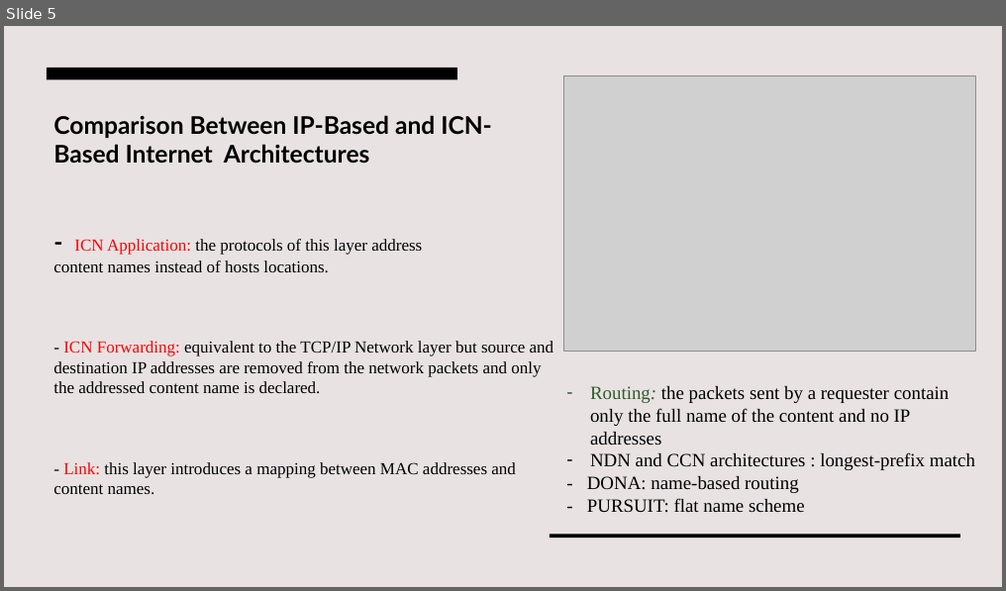
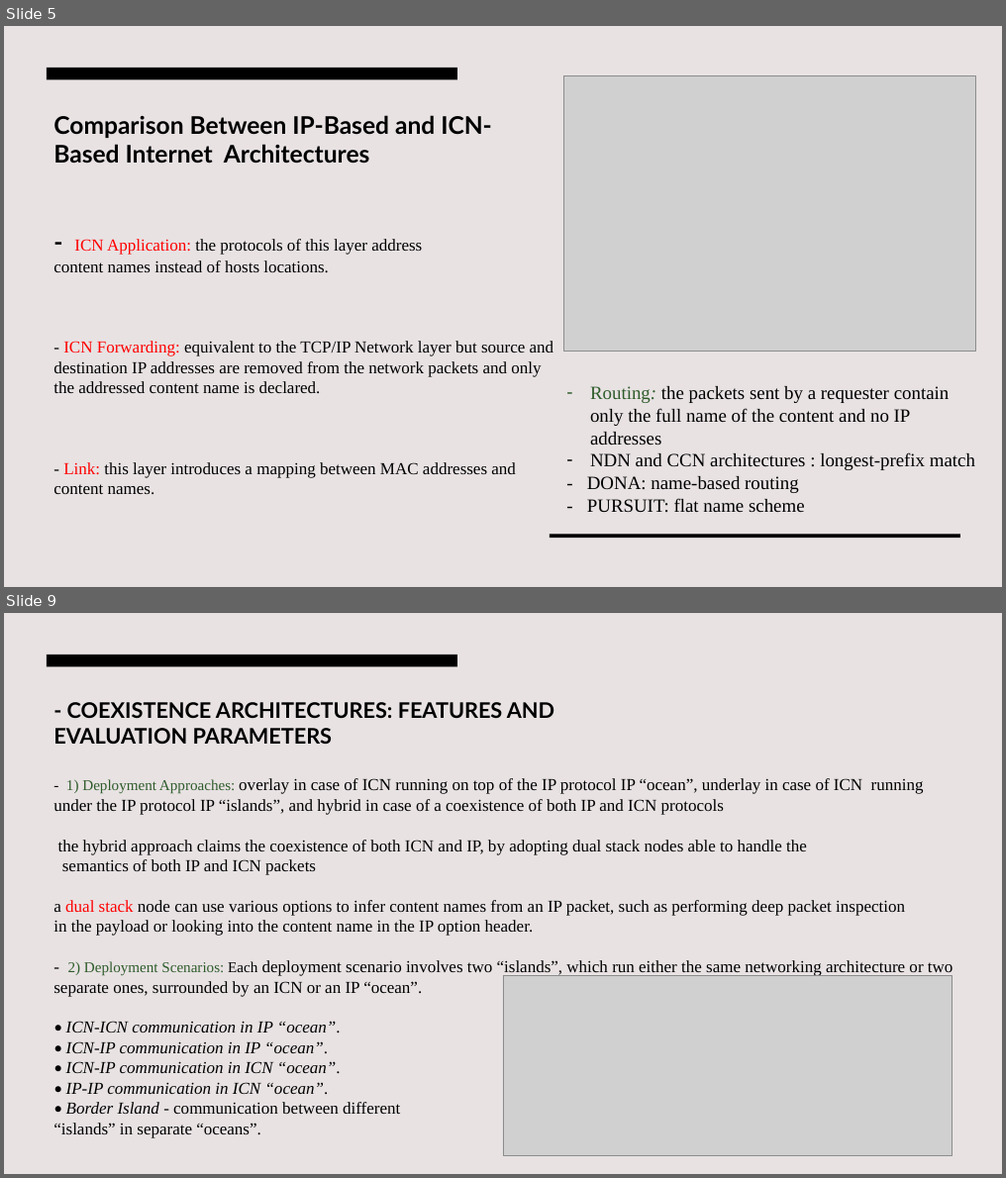
Before and after one commit to NazeerPD/CNS, a slide deck: ICN-IP Coexistence Solutions.pptx. Shown one above the other, each under a label of ours: slide 5 before the commit, slides 5 and 9 after it; the slides between them are not shown. The pictures are 1006x591 and 1006x1178 pixels, drawn with LibreOffice and Linux fonts; fonts in the diff are those of the drawing; grey boxes stand for pictures. Boxes give left, top, right and bottom in pixels: in the first picture for what was removed or moved away, otherwise in the second. Text is boxed around its words. In the diff, an @@ line names an element or a change of style, - is before the commit and + after.

```diff
--- a/ICN-IP Coexistence Solutions.pptx
+++ b/ICN-IP Coexistence Solutions.pptx
@@ slide 9 added at <box>4,613,1002,1174</box>, background #E8E2E3 @@
@@ rectangle added at <box>47,655,457,666</box>, fill #000000 @@
@@ title added at <box>54,702,953,1139</box>, 16.2 pt, text #000000 @@
+- COEXISTENCE ARCHITECTURES: FEATURES AND
+EVALUATION PARAMETERS
+- 1) Deployment Approaches: overlay in case of ICN running on top of the IP protocol IP “ocean”, underlay in case of ICN running under the IP protocol IP “islands”, and hybrid in case of a coexistence of both IP and ICN protocols
+the hybrid approach claims the coexistence of both ICN and IP, by adopting dual stack nodes able to handle the
+semantics of both IP and ICN packets
+a dual stack node can use various options to infer content names from an IP packet, such as performing deep packet inspection
+in the payload or looking into the content name in the IP option header.
+- 2) Deployment Scenarios: Each deployment scenario involves two “islands”, which run either the same networking architecture or two separate ones, surrounded by an ICN or an IP “ocean”.
+• ICN-ICN communication in IP “ocean”.
+• ICN-IP communication in IP “ocean”.
+• ICN-IP communication in ICN “ocean”.
+• IP-IP communication in ICN “ocean”.
+• Border Island - communication between different
+“islands” in separate “oceans”.
@@ picture added at <box>503,975,952,1156</box> @@
```
Also in this commit, not shown: 1 slide changed, 5 other slides added, 1 slide removed.
